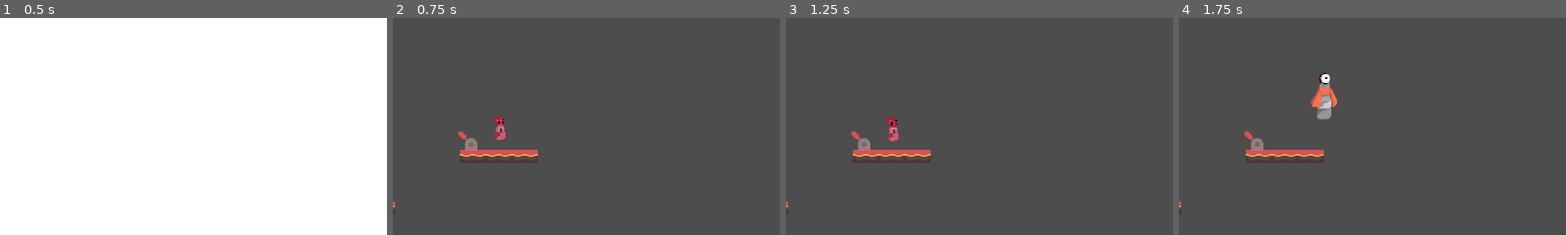
Above: before the commit, frames 1-4 (left to right).
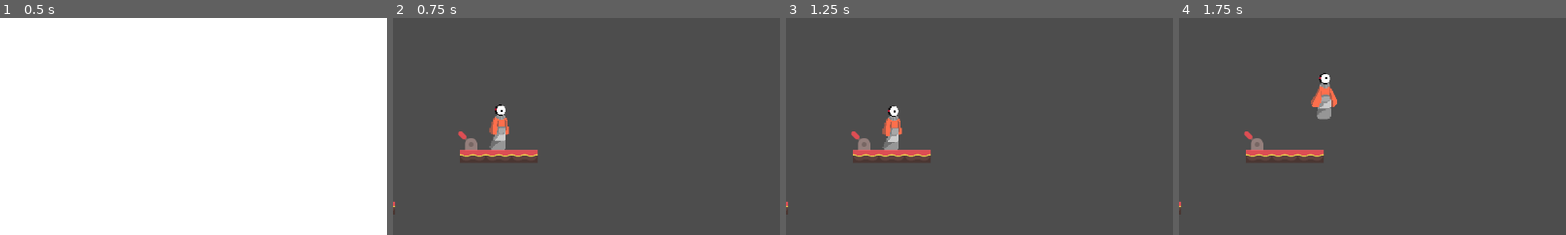
Above: after the commit, the same moments.

Repository: unsaltedkale/Quilt
Game: Godot game, scene res://main.tscn
Same seed, same stepped clock (60 frames per second), same inputs: the game is played once before the commit and once after it. The engine's default icon, where the game draws it, is replaced by a stand-in: a white triangle on a blue panel in a dark square.
Inputs (mouse positions are % of the whole screen's width and height, from its top left):
- Up to frame 1 (0.5 s): no input
- Up to frame 2 (0.75 s): click "PLAY" at 0.5 s
- Up to frame 3 (1.25 s): no input
- Up to frame 4 (1.75 s): move the mouse to (72, 45) at 1.27 s; hold D (move_right) from 1.28 s (still down); tap Space (jump) at 1.35, 1.52 s; click (72, 45) at 1.42 s
The pictures show only the part of the screen within x 48-98%, y 1-51%; the shares and areas given below are measured in that part.

Frame 1 is identical in both runs. In frame 2, 0.7% of the frame differs, in the area x 24-31%, y 39-61%; in frame 3, 0.7%; in frame 4, nothing differs.

Commit message:
animations and collision fix

Diff:
--- a/Emily WIP/Scenes/player.tscn
+++ b/Emily WIP/Scenes/player.tscn
@@ -345,7 +345,7 @@
 "duration": 1.0,
 "texture": SubResource("AtlasTexture_pff4o")
 }],
-"loop": true,
+"loop": false,
 "name": &"phlo_idle",
 "speed": 6.0
 }, {
@@ -385,7 +385,7 @@
 "duration": 1.0,
 "texture": SubResource("AtlasTexture_682rl")
 }],
-"loop": true,
+"loop": false,
 "name": &"phlo_land",
 "speed": 5.0
 }, {
@@ -497,7 +497,7 @@
 position = Vector2(1.1920929e-07, 0)
 scale = Vector2(2.5, 2.5)
 sprite_frames = SubResource("SpriteFrames_4hfjo")
-animation = &"phlo_fall"
+animation = &"phlo_jump"
 
 [node name="CollisionShape2D2" type="CollisionShape2D" parent="."]
 shape = SubResource("CapsuleShape2D_4hfjo")
--- a/Emily WIP/Scripts/player.gd
+++ b/Emily WIP/Scripts/player.gd
@@ -13,8 +13,9 @@
 var is_jumping: bool = false
 var is_falling: bool = false
 var is_landing: bool = false
-var is_phlo: bool = true
+var is_phlo: bool = false
 var previous_velocity = 0
+var string: String = ""
 
 
 func _ready():
@@ -22,13 +23,21 @@
 	health_script.health = health_script.max_health
 
 func _physics_process(delta: float) -> void:
+	if is_phlo:
+		handle_phlo_animation()
+		get_node("CollisionShape2D").disabled = true
+		get_node("CollisionShape2D2").disabled = false
+	else:
+		handle_animation()
+		get_node("CollisionShape2D").disabled = false
+		get_node("CollisionShape2D2").disabled = true
+
 	gravity_component.handle_gravity(self, delta)
 	movement_component.handle_horizontal_movement(self, input_component.input_horizontal)
 	jump_component.handle_jump(self, input_component.get_jump_input())
 	recoil_component.handle_recoil(self, input_component.get_shoot_input())
 
 	move_and_slide()
-	handle_animation()
 
 	if Input.is_action_just_pressed("fire_projectile") and can_shoot:
 		shoot()
@@ -48,42 +57,21 @@
 
 func handle_animation():
 	# movement animations
-	var string: String = ""
 	var current_velocity = velocity.x
 	if previous_velocity > current_velocity and is_on_floor():
-		if is_phlo:
-			string = "phlo_idle"
-		else:
-			string = "stop"
-		$AnimatedSprite2D.play(string)
+		$AnimatedSprite2D.play("stop")
 		$AnimatedSprite2D.flip_h = false
 	elif previous_velocity < current_velocity and is_on_floor():
-		if is_phlo:
-			string = "phlo_idle"
-		else:
-			string = "stop"
-		$AnimatedSprite2D.play(string)
+		$AnimatedSprite2D.play("stop")
 		$AnimatedSprite2D.flip_h = true
 	elif current_velocity > 0:
-		if is_phlo:
-			string = "phlo_idle"
-		else:
-			string = "walk"
-		$AnimatedSprite2D.play(string)
+		$AnimatedSprite2D.play("walk")
 		$AnimatedSprite2D.flip_h = false
 	elif current_velocity < 0:
-		if is_phlo:
-			string = "phlo_idle"
-		else:
-			string = "walk"
-		$AnimatedSprite2D.play(string)
+		$AnimatedSprite2D.play("walk")
 		$AnimatedSprite2D.flip_h = true
 	elif not $AnimatedSprite2D.is_playing():
-		if is_phlo:
-			string = "phlo_idle"
-		elif not is_phlo:
-			string = "idle"
-		$AnimatedSprite2D.play(string)
+		$AnimatedSprite2D.play("idle")
 	previous_velocity = current_velocity
 	# jump animations
 	is_jumping = velocity.y < 0 and not is_on_floor()
@@ -105,3 +93,41 @@
 		pass
 
 	was_on_floor = current_on_floor
+
+func handle_phlo_animation():
+	var current_velocity = velocity.x
+	if previous_velocity > current_velocity and is_on_floor():
+		$AnimatedSprite2D.play("phlo_idle")
+		$AnimatedSprite2D.flip_h = false
+	elif previous_velocity < current_velocity and is_on_floor():
+		$AnimatedSprite2D.play("phlo_idle")
+		$AnimatedSprite2D.flip_h = true
+	elif current_velocity > 0:
+		$AnimatedSprite2D.play("phlo_idle")
+		$AnimatedSprite2D.flip_h = false
+	elif current_velocity < 0:
+		$AnimatedSprite2D.play("phlo_idle")
+		$AnimatedSprite2D.flip_h = true
+	elif not $AnimatedSprite2D.is_playing():
+		$AnimatedSprite2D.play("phlo_idle")
+	previous_velocity = current_velocity
+	# jump animations
+	is_jumping = velocity.y < 0 and not is_on_floor()
+	is_falling = velocity.y >= 0 and not is_on_floor()
+	var current_on_floor: bool = is_on_floor()
+
+	if not was_on_floor and current_on_floor:
+		is_landing = true
+	else:
+		is_landing = false
+
+	if is_jumping and $AnimatedSprite2D.animation != "phlo_jump":
+		$AnimatedSprite2D.play("phlo_jump")
+	elif is_falling and $AnimatedSprite2D.animation != "phlo_fall":
+		$AnimatedSprite2D.play("phlo_fall")
+	elif is_landing and $AnimatedSprite2D.animation != "phlo_land":
+		$AnimatedSprite2D.play("phlo_land")
+	else:
+		pass
+
+	was_on_floor = current_on_floor
